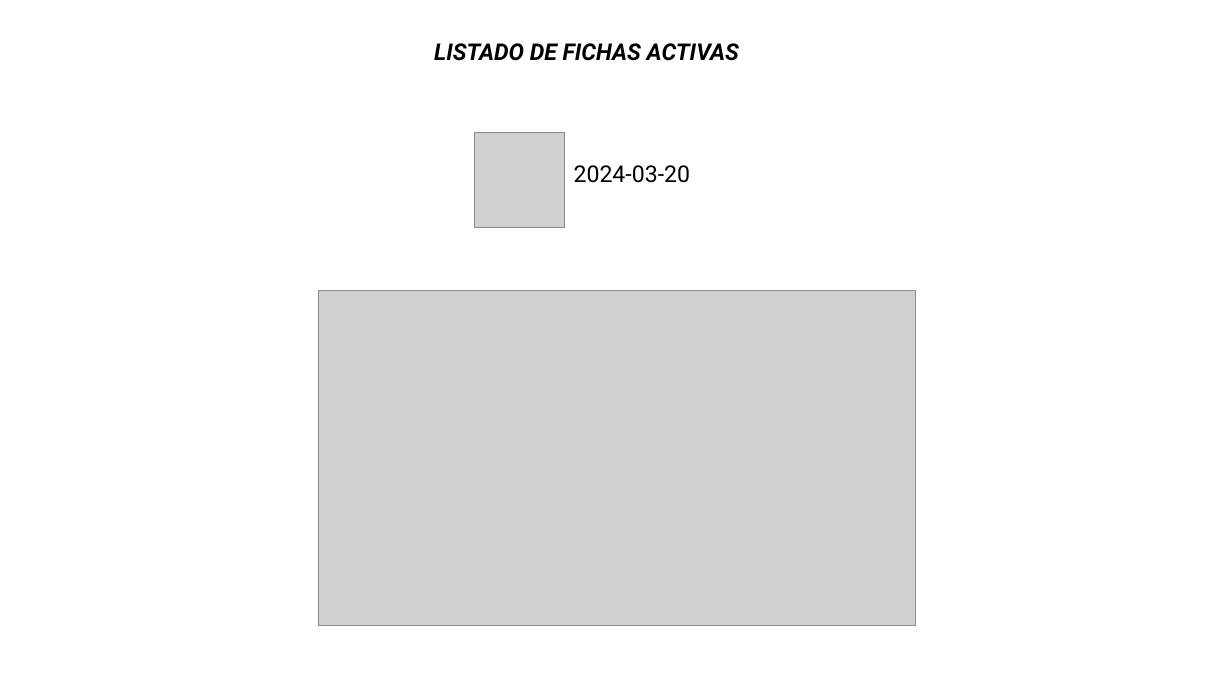
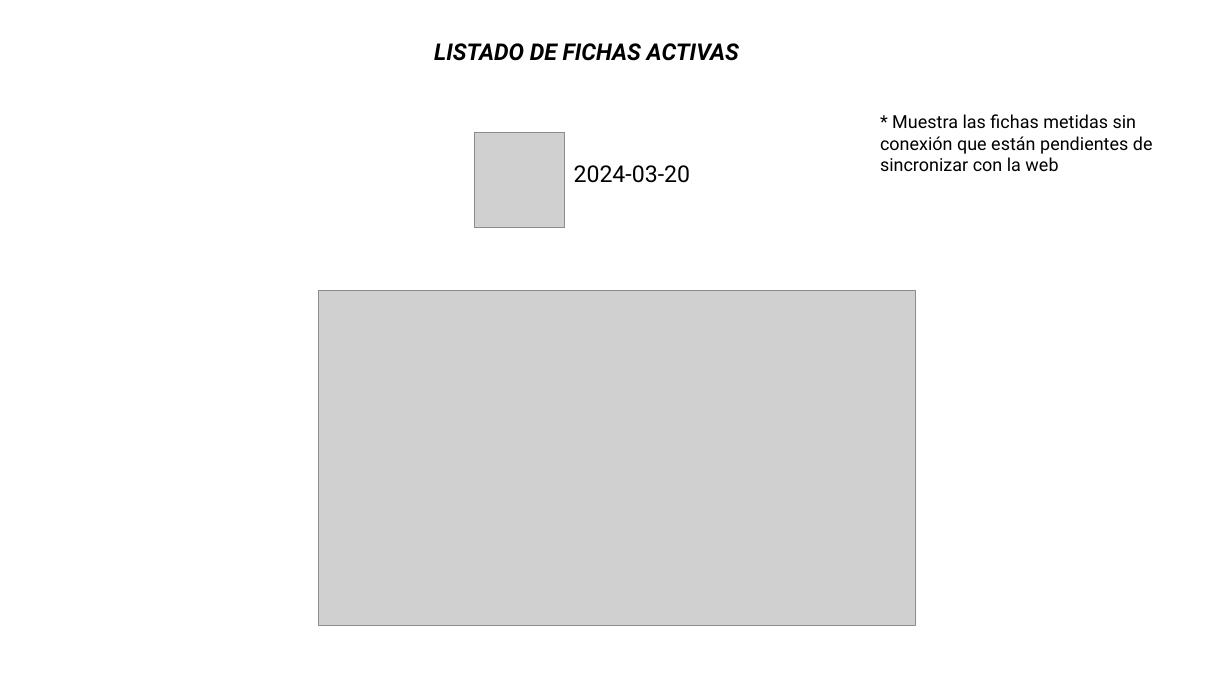
Before and after one commit to jma-ludiverso/Mika, a slide deck: slide 2 of MikaAndroid/Documentación/Diseño pantallas.pptx. Drawn at 1232x693 pixels with LibreOffice and Linux fonts; fonts in the diff are those of the drawing; grey boxes stand for pictures. Boxes give left, top, right and bottom in pixels: in the first picture for what was removed or moved away, otherwise in the second. Text is boxed around its words. In the diff, an @@ line names an element or a change of style, - is before the commit and + after.

```diff
--- a/MikaAndroid/Documentación/Diseño pantallas.pptx
+++ b/MikaAndroid/Documentación/Diseño pantallas.pptx
@@ text added at [880, 114, 1153, 171], 14 pt, text #000000 @@
+* Muestra las fichas metidas sin conexión que están pendientes de sincronizar con la web
```
Also in this commit, not shown: 1 other slide changed, 1 slide added, 1 other file.
